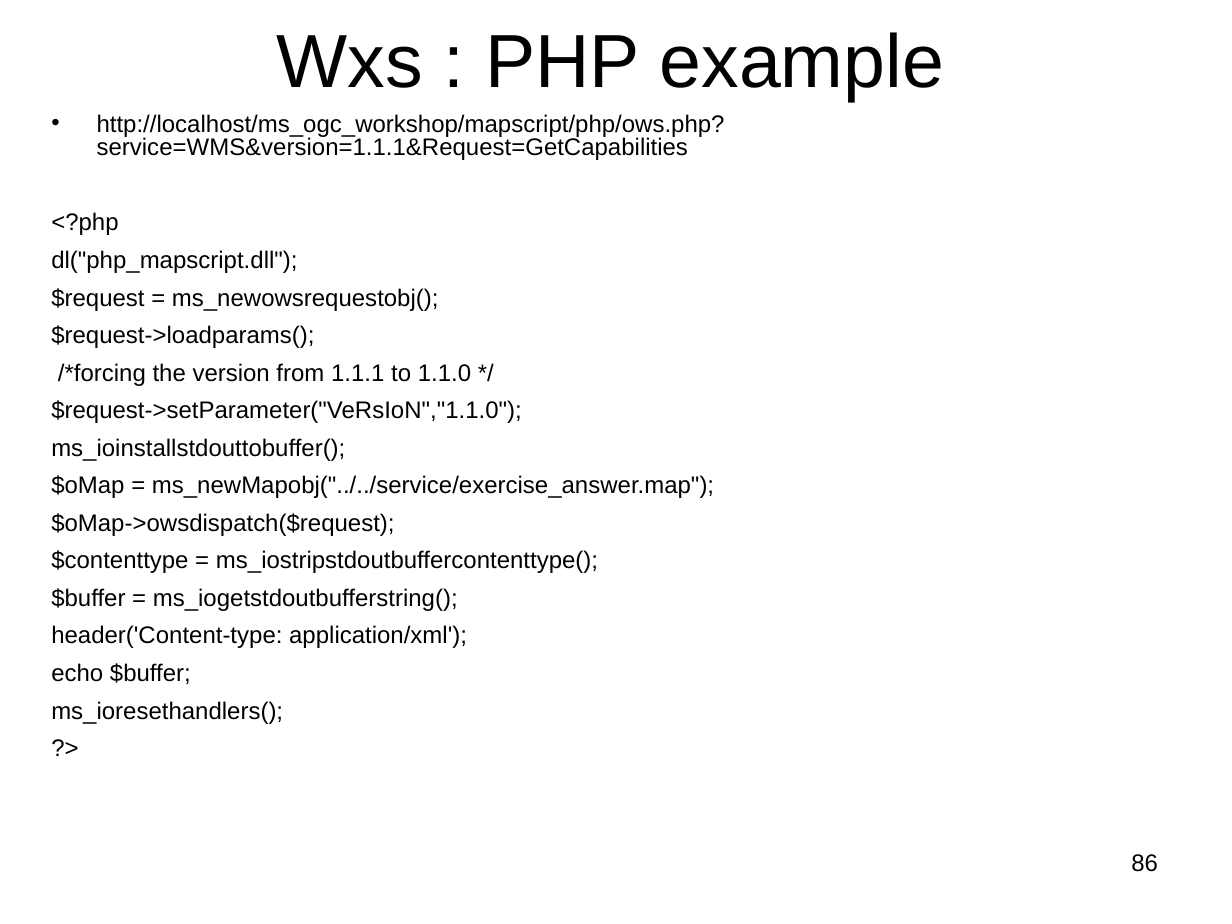
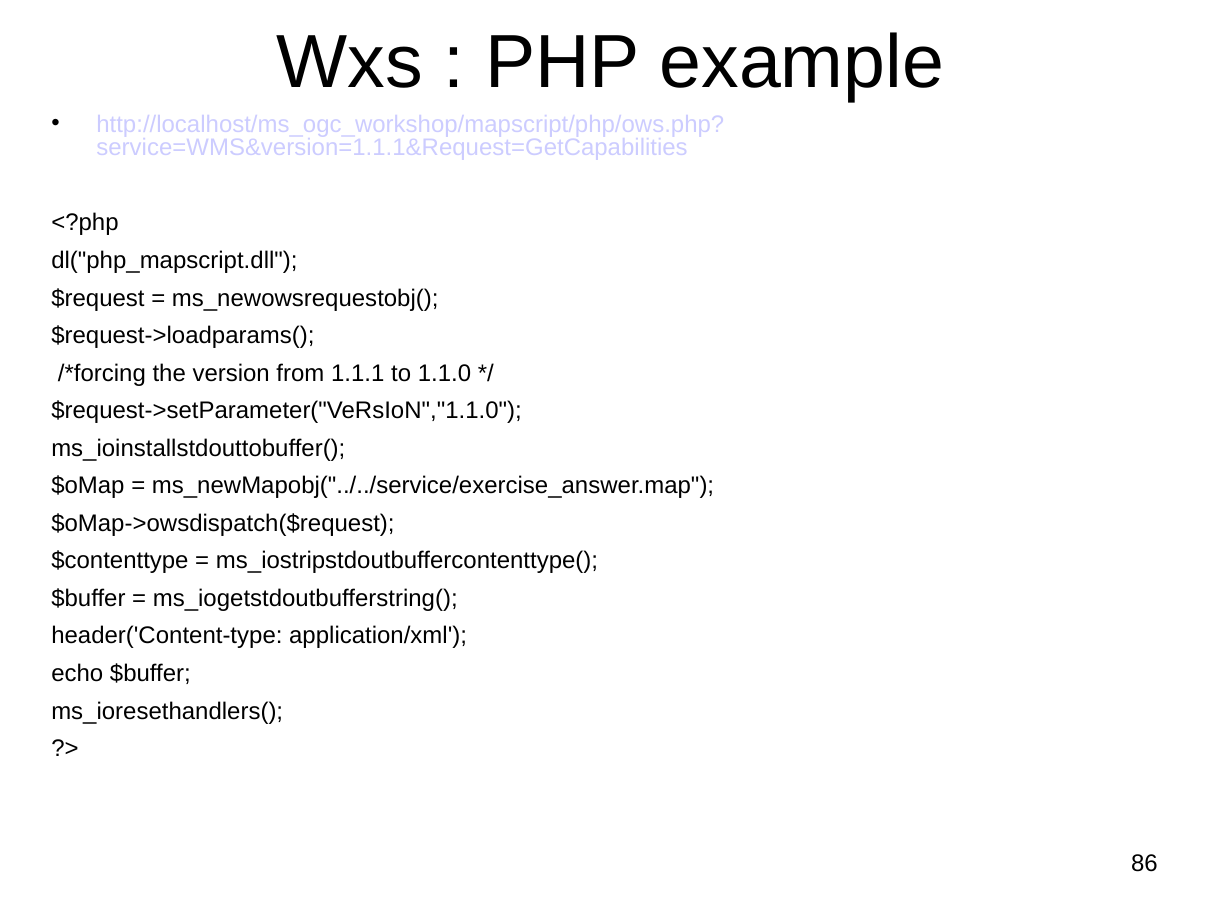
Before and after one commit to MapServer/ms-ogc-workshop, a slide deck: slide 86 of doc/ms_ogc_workshop.ppt. Drawn at 1232x924 pixels with LibreOffice and Linux fonts; fonts in the diff are those of the drawing. Boxes give left, top, right and bottom in pixels: in the first picture for what was removed or moved away, otherwise in the second. Text is boxed around its words. In the diff, an @@ line names an element or a change of style, - is before the commit and + after.

```diff
--- a/doc/ms_ogc_workshop.ppt
+++ b/doc/ms_ogc_workshop.ppt
@@ text "http://localhost/ms_ogc_workshop/mapscript/php/ows.php?servi ..." at (51,115,724,724): text colour #000000 to #CCCCFF in "http://localhost/ms_ogc_workshop/mapscript/php/ows.php?servi ..." @@
```
Also in this commit, not shown: 58 other slides changed.
